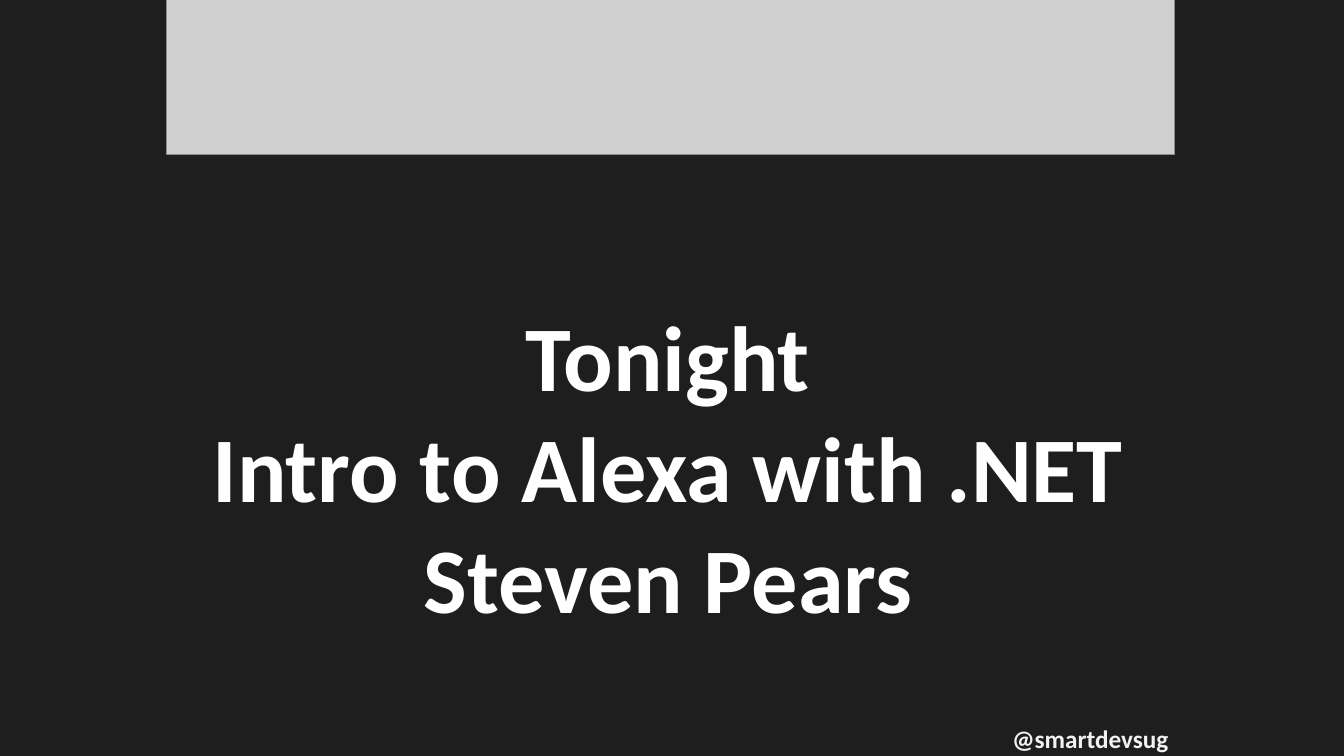
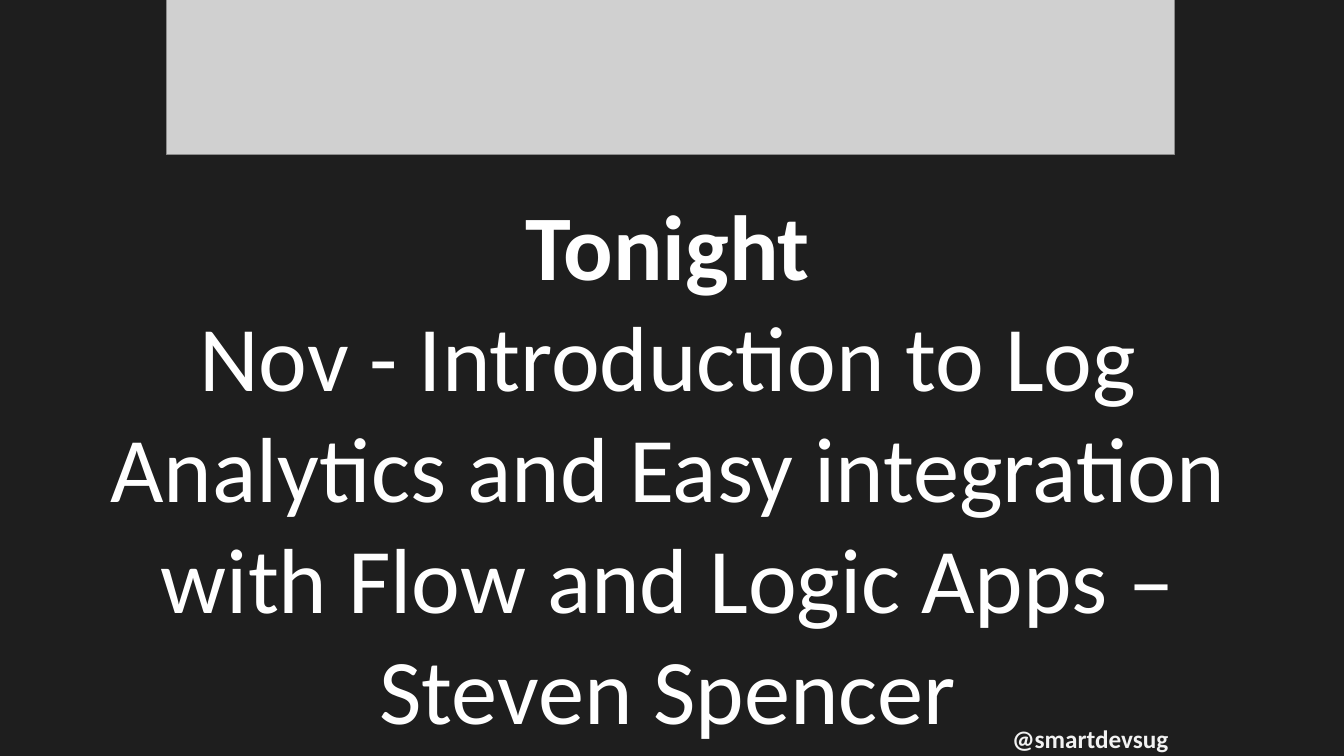
Before and after one commit to rippo/smartdevs, a slide deck: slide 8 of WelcomePresentation-SmartDevs.pptx. Drawn at 1344x756 pixels with LibreOffice and Linux fonts; fonts in the diff are those of the drawing; grey boxes stand for pictures. Boxes give left, top, right and bottom in pixels: in the first picture for what was removed or moved away, otherwise in the second. Text is boxed around its words. In the diff, an @@ line names an element or a change of style, - is before the commit and + after.

```diff
--- a/WelcomePresentation-SmartDevs.pptx
+++ b/WelcomePresentation-SmartDevs.pptx
@@ text at (x1=110, y1=215, x2=1224, y2=739): text changed; bold off @@
-Tonight
-Intro to Alexa with .NET
-Steven Pears
+Tonight
+Nov - Introduction to Log Analytics and Easy integration with Flow and Logic Apps – Steven Spencer
```
Also in this commit, not shown: 1 other slide changed, 1 other file.
